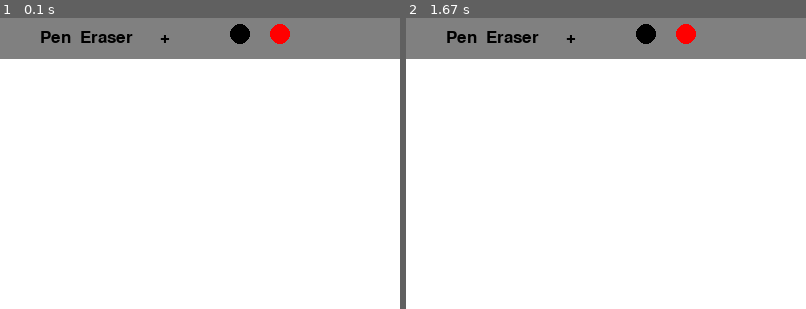
Above: before the commit, frames 1-2 (left to right).
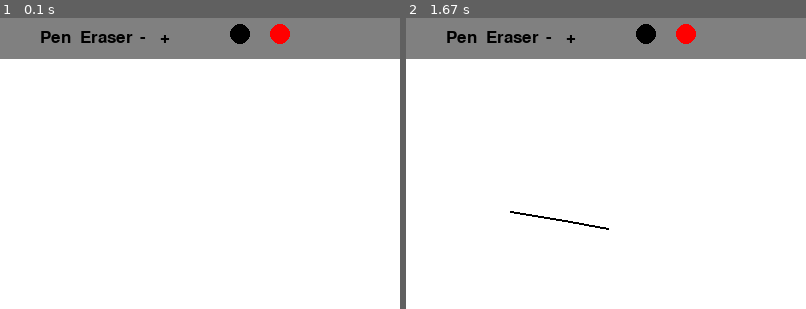
Above: after the commit, the same moments.

Repository: rjrizani/pygame
Game: pygame game, started from paint/paint.py
Same seed, same stepped clock (60 frames per second), same inputs: the game is played once before the commit and once after it.
Inputs (mouse positions are in pixels of both pictures, inside the frame that each line leads up to):
- Up to frame 1 (0.1 s): no input
- Up to frame 2 (1.67 s): press the mouse at (606, 178) at 0.37 s; move the mouse to (558, 169) at 0.47 s; release the mouse at (510, 160) at 0.6 s; click (686, 32) at 0.72 s; press the mouse at (550, 38) at 1.03 s; move the mouse to (642, 50) at 1.13 s; release the mouse at (738, 61) at 1.27 s; press the mouse at (462, 38) at 1.37 s; move the mouse to (586, 41) at 1.47 s; release the mouse at (710, 44) at 1.6 s

The runs differ from the first frame. In frame 1, less than 0.1% of the frame differs, in the area x 35-37%, y 6-8%; in frame 2, 0.2%, in the area x 26-51%, y 6-73%.

Commit message:
paint, snake, and space collider

Diff:
--- /dev/null
+++ b/Space_Collider/Space_Collider.py
@@ -0,0 +1,124 @@
+# Modules
+import pygame
+import random
+import sys
+
+# Initialize the Pygame library
+pygame.init()
+
+# Set up the window dimensions
+screen_width, screen_height = 400, 300
+window = pygame.display.set_mode((screen_width, screen_height))
+pygame.display.set_caption("Space Collider Game")
+
+# Load and resize the background images to fit the window
+background1 = pygame.image.load("space_background.jpeg").convert()
+background1 = pygame.transform.scale(background1, (screen_width, screen_height))
+background2 = pygame.transform.scale(background1, (screen_width, screen_height))
+
+# Load and resize the spaceship image
+spaceship_img = pygame.image.load("spaceship.png").convert_alpha()
+spaceship_width, spaceship_height = spaceship_img.get_size()
+spaceship_scale = 0.15
+spaceship_img = pygame.transform.scale(spaceship_img, (int(spaceship_width * spaceship_scale), int(spaceship_height * spaceship_scale)))
+
+# Spaceship initial position at the top
+spaceship_x = screen_width // 2 - spaceship_width // 2
+spaceship_y = screen_height - 50
+spaceship_speed = 3
+
+class Asteroid:
+    def __init__(self, x, y, image, scale):
+        self.x = x
+        self.y = y
+        self.image = image
+        self.scale = scale
+
+        # Resize the asteroid image based on the scale
+        self.image = pygame.transform.scale(image, (int(image.get_width() * scale), int(image.get_height() * scale)))
+
+    def move(self, speed):
+        self.y += speed
+
+    def draw(self, window):
+        window.blit(self.image, (self.x, self.y))
+
+asteroid_img = pygame.image.load("asteroid.png").convert_alpha()
+asteroid_width, asteroid_height = asteroid_img.get_size()
+
+max_asteroid_scale = 0.15
+min_asteroid_scale = 0.05
+
+asteroids = []
+clock = pygame.time.Clock()
+game_running = True
+
+def close_game():
+    pygame.quit()
+    sys.exit()
+
+# Function to update the background positions for scrolling effect
+def update_background():
+    global background1_y, background2_y
+    background1_y = (background1_y + 1) % screen_height
+    background2_y = background1_y - screen_height
+    window.blit(background1, (0, background1_y))
+    window.blit(background2, (0, background2_y))
+
+# Variables to keep track of background position for scrolling effect
+background1_y = 0
+background2_y = -screen_height
+
+while game_running:
+    for event in pygame.event.get():
+        if event.type == pygame.QUIT:
+            game_running = False
+
+    keys = pygame.key.get_pressed()
+
+    if keys[pygame.K_LEFT]:
+        spaceship_x -= spaceship_speed
+        if spaceship_x < 0:
+            spaceship_x = 0
+    if keys[pygame.K_RIGHT]:
+        spaceship_x += spaceship_speed
+        if spaceship_x > screen_width - spaceship_img.get_width():
+            spaceship_x = screen_width - spaceship_img.get_width()
+
+    # Clear the screen
+    window.fill((0, 0, 0))
+
+    # Call the function to update the background for scrolling effect
+    update_background()
+
+    # Draw the spaceship
+    window.blit(spaceship_img, (spaceship_x, spaceship_y))
+
+    # Asteroid spawn
+    if random.randint(0, 100) < 2:
+        asteroid_x = random.randint(30, screen_width - 30)  # Swap the arguments here
+        asteroid_scale = random.uniform(min_asteroid_scale, max_asteroid_scale)
+        asteroid = Asteroid(asteroid_x, -int(asteroid_height * asteroid_scale), asteroid_img, asteroid_scale)
+        asteroids.append(asteroid)
+
+    # Rectangles to represent the spaceship and the asteroids
+    spaceship_rect = pygame.Rect(spaceship_x, spaceship_y, spaceship_img.get_width(), spaceship_img.get_height())
+
+    # Move and draw the asteroids
+    for asteroid in asteroids:
+        asteroid.move(1)
+        asteroid_rect = pygame.Rect(asteroid.x, asteroid.y, asteroid.image.get_width(), asteroid.image.get_height())
+        asteroid.draw(window)
+
+        # Check for collision with the spaceship using colliderect()
+        if spaceship_rect.colliderect(asteroid_rect):
+            close_game()
+
+    # Remove asteroids that go off-screen
+    asteroids = [asteroid for asteroid in asteroids if asteroid.y < screen_height]
+
+    pygame.display.update()
+    clock.tick(60)
+
+pygame.quit()
+sys.exit()
--- a/paint/paint.py
+++ b/paint/paint.py
@@ -44,7 +44,7 @@
     increase_brush_text = font.render('+', True, black)
     toolbar.blit(pen_text, (40, 20))
     toolbar.blit(eraser_text, (80, 20))
-    toolbar.blit(decrease_brush_text, (120, 20))
+    toolbar.blit(decrease_brush_text, (140, 20))
     toolbar.blit(increase_brush_text, (160, 20))
 
     #draw color selection buttons
@@ -58,4 +58,45 @@
     window.blit(canvas, (0, toolbar_height))
     window.blit(toolbar, (0, 0))
 
-    pygame.display.update()
+    for event in pygame.event.get():
+        if event.type == QUIT:
+            running = False
+        elif event.type == pygame.MOUSEBUTTONDOWN:
+            if event.pos[1] <= toolbar_height:
+                pen_rect = pen_text.get_rect(topleft=(40, 20))
+                ereser_rect = eraser_text.get_rect(topleft=(80, 20))
+                decrease_rect = decrease_brush_text.get_rect(topleft=(140, 20))
+                increase_rect = increase_brush_text.get_rect(topleft=(160, 20))
+
+                if pen_rect.collidepoint(event.pos):
+                    eraser_mode = False
+                elif ereser_rect.collidepoint(event.pos):
+                    eraser_mode = True
+                elif decrease_rect.collidepoint(event.pos):
+                    brush_size -= 1
+                    if brush_size < min_brush_size:
+                        brush_size = min_brush_size
+                elif increase_rect.collidepoint(event.pos):
+                    brush_size += 1
+                    if brush_size > max_brush_size:
+                        brush_size = max_brush_size
+                elif black_color_button.collidepoint(event.pos):
+                    brush_color = black
+                elif red_color_button.collidepoint(event.pos):
+                    brush_color = red
+
+            else:
+                drawing = True
+                last_pos = event.pos
+
+        elif event.type == pygame.MOUSEMOTION:
+            if drawing and not eraser_mode:
+                pygame.draw.line(canvas, brush_color, last_pos, event.pos, brush_size)
+                last_pos = event.pos
+        elif event.type == pygame.MOUSEBUTTONUP:
+            drawing = False
+
+
+    pygame.display.flip()
+
+pygame.quit()
--- /dev/null
+++ b/snake_game/snake.py
@@ -0,0 +1,138 @@
+import pygame
+import time
+import random
+import math
+
+pygame.init()
+
+WIDTH, HIGHT = 400,300
+WINDOW_SIZE = (WIDTH, HIGHT)
+WINDOW_TITLE = "Snake Game"
+
+WHITE = (255, 255, 255)
+BLACK = (0, 0, 0)
+
+#create the game window
+window = pygame.display.set_mode(WINDOW_SIZE)
+pygame.display.set_caption(WINDOW_TITLE)
+
+#snake class to manage movement and growth
+class Snake:
+    def __init__(self,speed):
+        self.body = [(WIDTH//2-i * 20, HIGHT//2) for i in range(4)]
+        #[(200, 150), (180, 150), (160, 150), (140, 150)]
+        self.direction = (1,0)  #start moving toward the right
+        self.speed =speed
+
+    def move(self):
+        dx, dy = self.direction
+        new_head = ((self.body[0][0] + dx * 20) % WIDTH, (self.body[0][1] + dy * 20) % HIGHT)
+        self.body.pop()
+        self.body.insert(0, new_head)
+
+    def grow(self):
+        dx, dy = self.direction
+        new_tail = ((self.body[-1][0] - dx * 20) % WIDTH, (self.body[-1][1] - dy * 20) % HIGHT)
+        self.body.append(new_tail)
+
+    def change_direction(self,dx,dy):
+        if (dx, dy) != (-self.direction[0], -self.direction[1]):
+            self.direction = (dx, dy)
+    def get_head(self):
+        return self.body[0]
+
+    def get_body(self):
+        return self.body[1:]
+
+    def set_speed(self, speed):
+        self.speed = speed
+
+class Food:
+    def __init__(self):
+        self.position = (random.randint(10, WIDTH-10), random.randint(10, HIGHT-10))
+
+    def respawn(self):
+        self.position = (random.randint(10, WIDTH-10), random.randint(10, HIGHT-10))
+
+    def get_position(self):
+        return self.position
+
+def distance(point1, point2):
+    return math.sqrt((point1[0] - point2[0])**2 + (point1[1] - point2[1])**2)
+
+#show intro screen
+def show_intro_screen():
+    font_large = pygame.font.Font(None, 50)
+    font_small = pygame.font.Font(None, 30)
+
+    game_name = font_large.render("Snake Game", True, BLACK)
+    slow_button = font_small.render("SLOW", True, BLACK)
+    normal_button = font_small.render("NORMAL", True, BLACK)
+    fast_button = font_small.render("FAST", True, BLACK)
+
+    while True:
+        for event in pygame.event.get():
+            if event.type == pygame.QUIT:
+                pygame.quit()
+                return
+
+            # Check for button clicks to set snake's speed
+            if event.type == pygame.MOUSEBUTTONDOWN:
+                x, y = pygame.mouse.get_pos()
+                if 125 <= x <= 275 and 150 <= y <= 200:
+                    return "slow"
+                elif 125 <= x <= 275 and 200 <= y <= 250:
+                    return "normal"
+                elif 125 <= x <= 275 and 250 <= y <= 300:
+                    return "fast"
+        window.fill(WHITE)
+        window.blit(game_name, (WIDTH // 2 - game_name.get_width() // 2, HIGHT // 4 - game_name.get_height() // 2))
+
+        window.blit(slow_button, (WIDTH // 2 - slow_button.get_width() // 2, HIGHT // 2 - 10))
+        window.blit(normal_button, (WIDTH // 2 - normal_button.get_width() // 2, HIGHT // 2 + 40))
+        window.blit(fast_button, (WIDTH // 2 - fast_button.get_width() // 2, HIGHT // 2 + 90))
+        pygame.display.update()
+
+
+def main():
+    speed_level = show_intro_screen()
+
+    if speed_level == "slow":
+        snake_speed = 5
+    elif speed_level == "normal":
+        snake_speed = 10
+    else:
+        snake_speed = 15
+
+    snake = Snake(speed_level)
+    food = Food()
+
+    score = 0  # Initialize the score to zero
+    clock = pygame.time.Clock()
+
+    while True:
+        for event in pygame.event.get():
+            if event.type == pygame.QUIT:
+                pygame.quit()
+                return
+
+            if event.type == pygame.KEYDOWN:
+                if event.key == pygame.K_UP:
+                    snake.change_direction(0, -1)
+                elif event.key == pygame.K_DOWN:
+                    snake.change_direction(0, 1)
+                elif event.key == pygame.K_LEFT:
+                    snake.change_direction(-1, 0)
+                elif event.key == pygame.K_RIGHT:
+                    snake.change_direction(1, 0)
+        snake.move()
+
+
+
+
+
+
+
+
+if __name__ == "__main__":
+    main()
